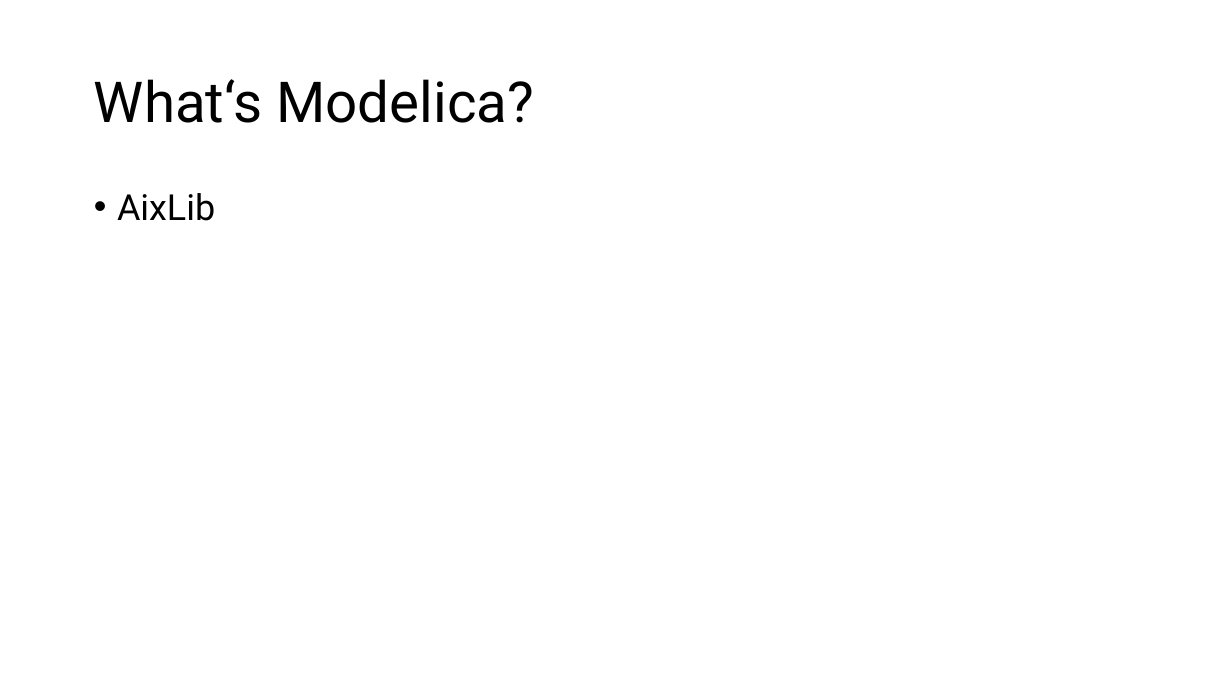
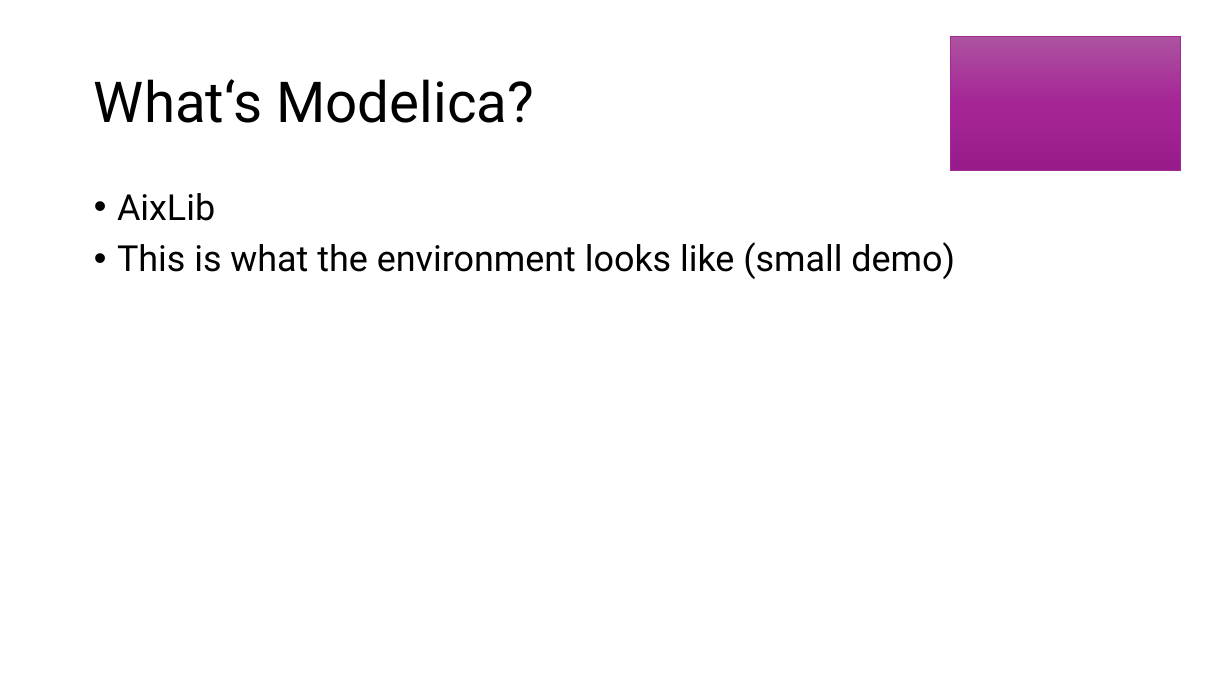
Before and after one commit to eyjomoin/Modeling-buildings-and-their-heating-systems, a slide deck: slide 13 of presentation/heat.pptx. Drawn at 1232x693 pixels with LibreOffice and Linux fonts; fonts in the diff are those of the drawing. Boxes give left, top, right and bottom in pixels: in the first picture for what was removed or moved away, otherwise in the second. Text is boxed around its words. In the diff, an @@ line names an element or a change of style, - is before the commit and + after.

Commit message:
to do: presentation

```diff
--- a/presentation/heat.pptx
+++ b/presentation/heat.pptx
@@ rectangle added at bbox=[950, 37, 1181, 171], fill gradient #AC53A0 to #A62598 to #991C8B, outline #A02B93 1 pt @@
@@ text at bbox=[117, 242, 955, 279]: paragraph added @@
+• This is what the environment looks like (small demo)
```
Also in this commit, not shown: 4 other slides changed, 3 slides added, 2 slides removed, 1 other file.
